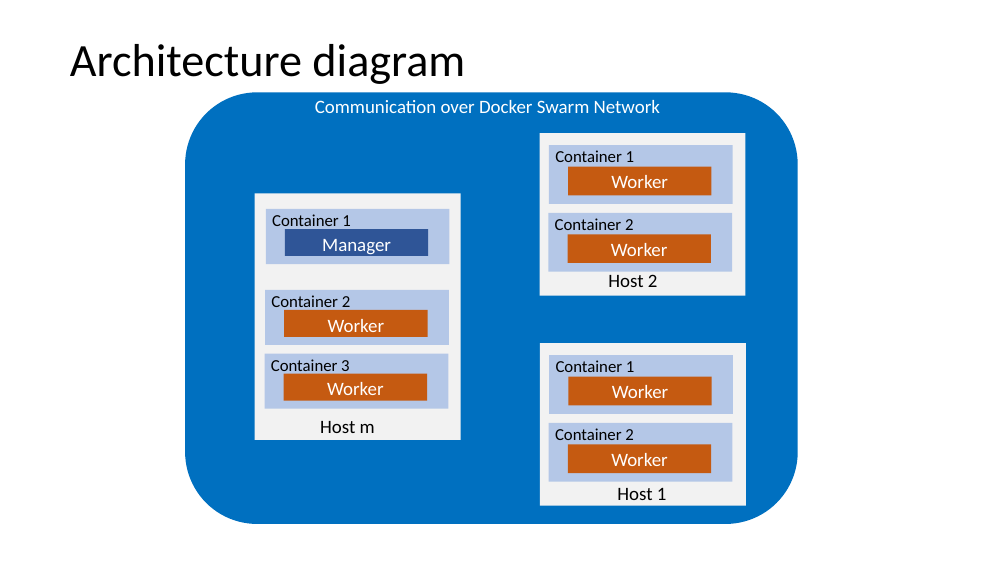
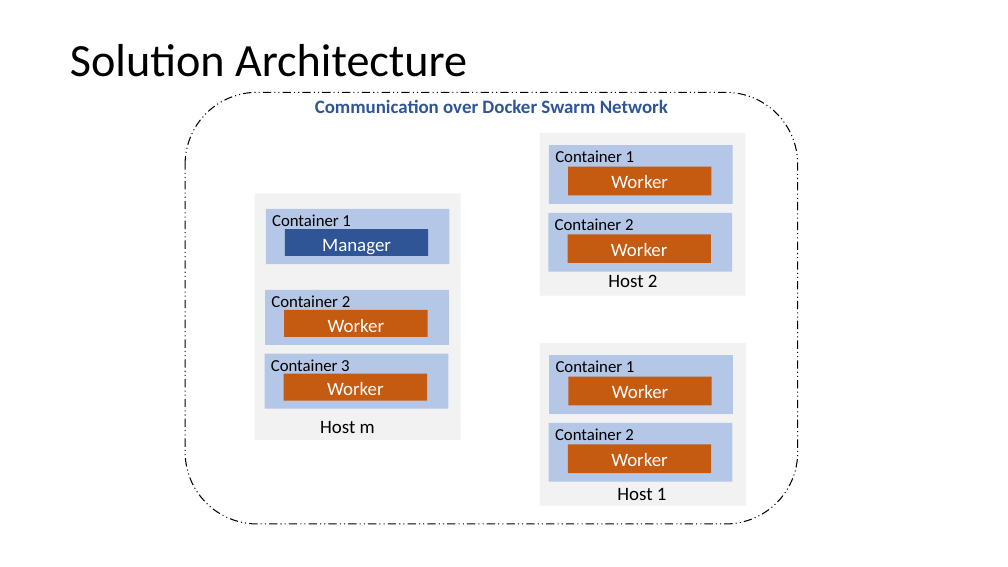
Before and after one commit to gprasad09/Apache-Spark-Cluster-Project, a slide deck: slide 13 of misc/ProjectReports-In progress/TermProject.pptx. Drawn at 1008x567 pixels with LibreOffice and Linux fonts; fonts in the diff are those of the drawing. Boxes give left, top, right and bottom in pixels: in the first picture for what was removed or moved away, otherwise in the second. Text is boxed around its words. In the diff, an @@ line names an element or a change of style, - is before the commit and + after.

```diff
--- a/misc/ProjectReports-In progress/TermProject.pptx
+++ b/misc/ProjectReports-In progress/TermProject.pptx
@@ title at box(70, 44, 467, 77): text changed @@
-Architecture diagram
+Solution Architecture
@@ rounded rectangle at box(185, 92, 798, 524): fill #0070C0 to none; outline none to #000000 1 pt dashed @@
@@ text "Communication over Docker Swarm Network" at box(315, 99, 668, 113): text colour #FFFFFF to #2F5597, bold on @@
```
Also in this commit, not shown: 8 other slides changed.
